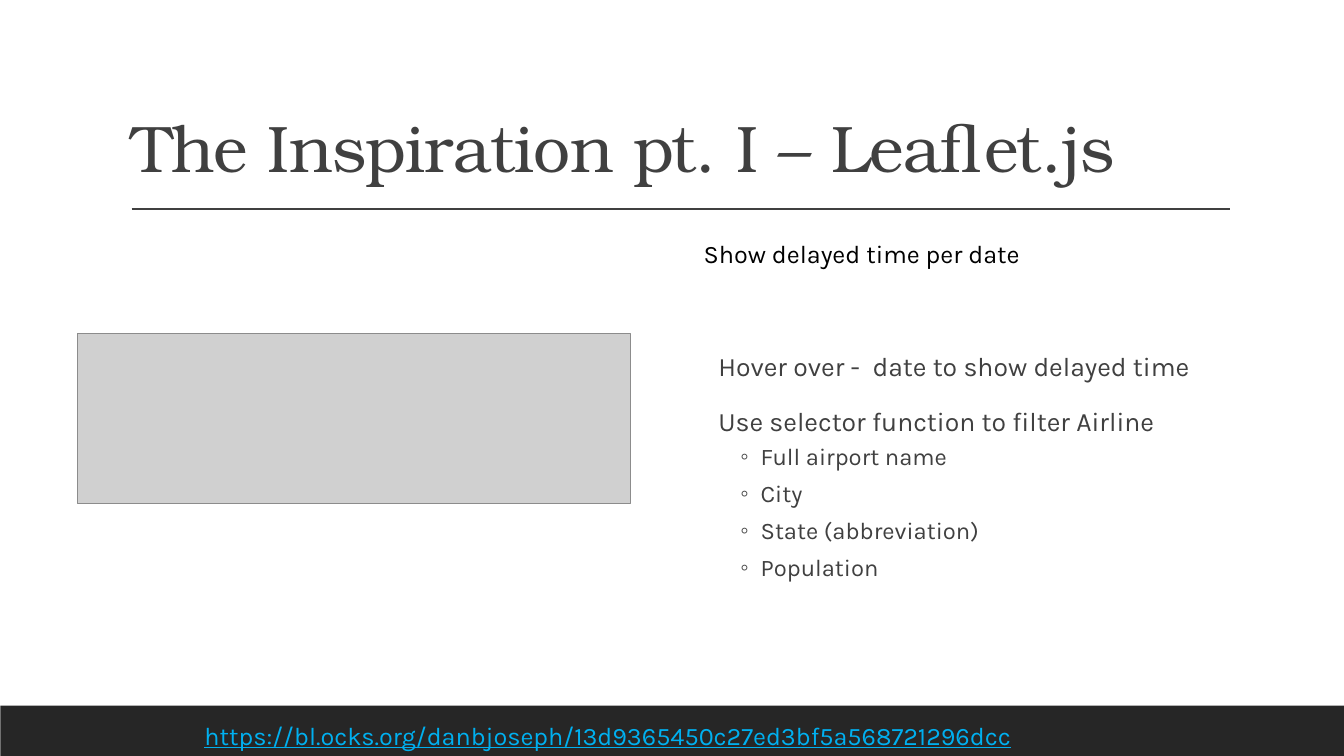
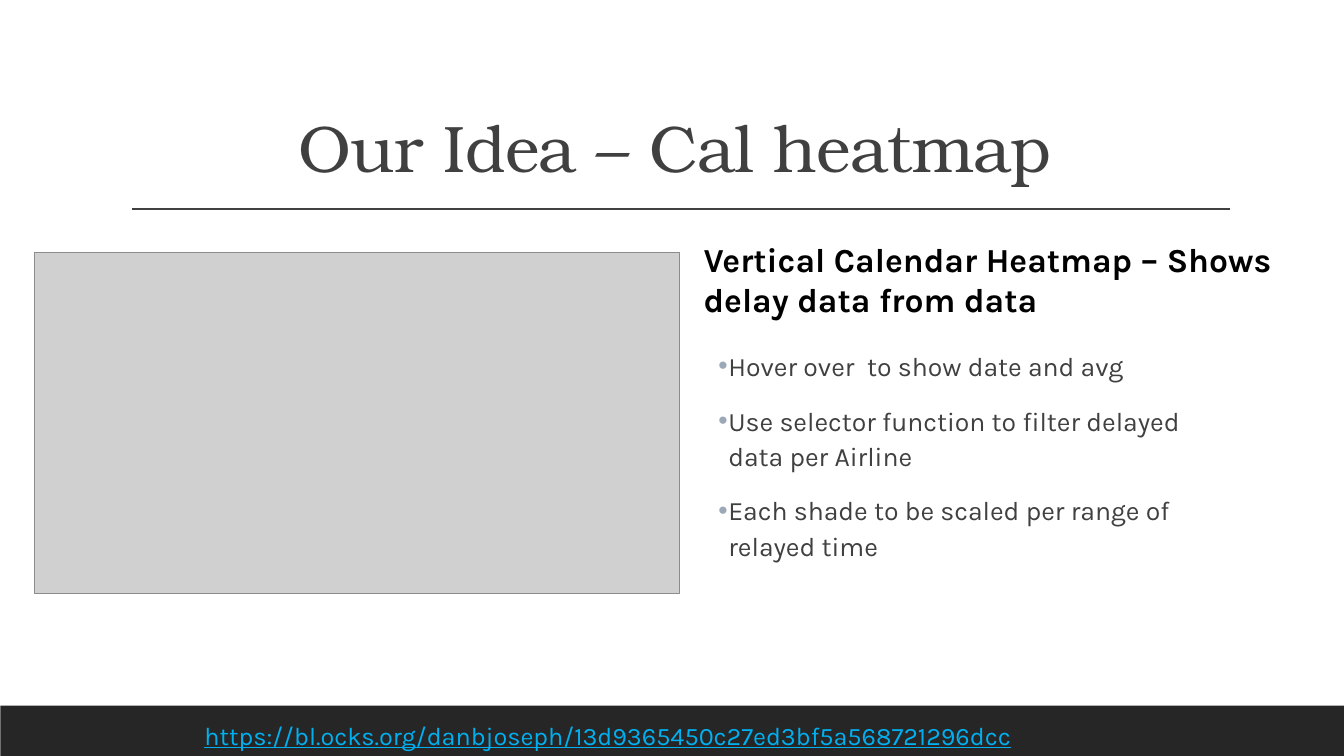
Before and after one commit to jabruhns/group-project-2, a slide deck: slide 7 of Report/Taking Off.pptx (slide 5 before the commit). Drawn at 1344x756 pixels with LibreOffice and Linux fonts; fonts in the diff are those of the drawing; grey boxes stand for pictures. Boxes give left, top, right and bottom in pixels: in the first picture for what was removed or moved away, otherwise in the second. Text is boxed around its words. In the diff, an @@ line names an element or a change of style, - is before the commit and + after.

```diff
--- a/Report/Taking Off.pptx
+++ b/Report/Taking Off.pptx
@@ title at <box>299,125,1052,187</box>: text changed @@
-The Inspiration pt. I – Leaflet.js
+Our Idea – Cal heatmap
@@ picture added at <box>34,253,681,594</box> @@
@@ text at <box>704,248,1272,321</box>: text changed; size 18 to 24 pt; bold on @@
-Show delayed time per date
+Vertical Calendar Heatmap – Shows delay data from data
@@ picture removed at <box>78,334,630,504</box> @@
@@ text at <box>728,358,1179,563</box>: text changed @@
-Hover over - date to show delayed time
-Use selector function to filter Airline
-  ◦ Full airport name
-  ◦ City
-  ◦ State (abbreviation)
-  ◦ Population
+• Hover over to show date and avg
+• Use selector function to filter delayed data per Airline
+• Each shade to be scaled per range of relayed time
```
Also in this commit, not shown: 2 other slides changed, 3 slides added, 1 other file.
